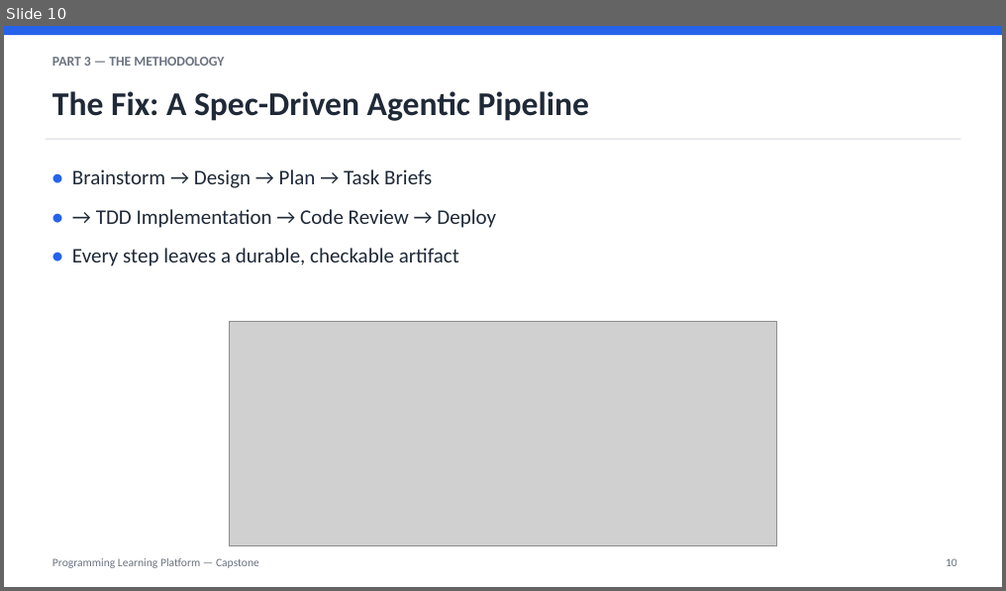
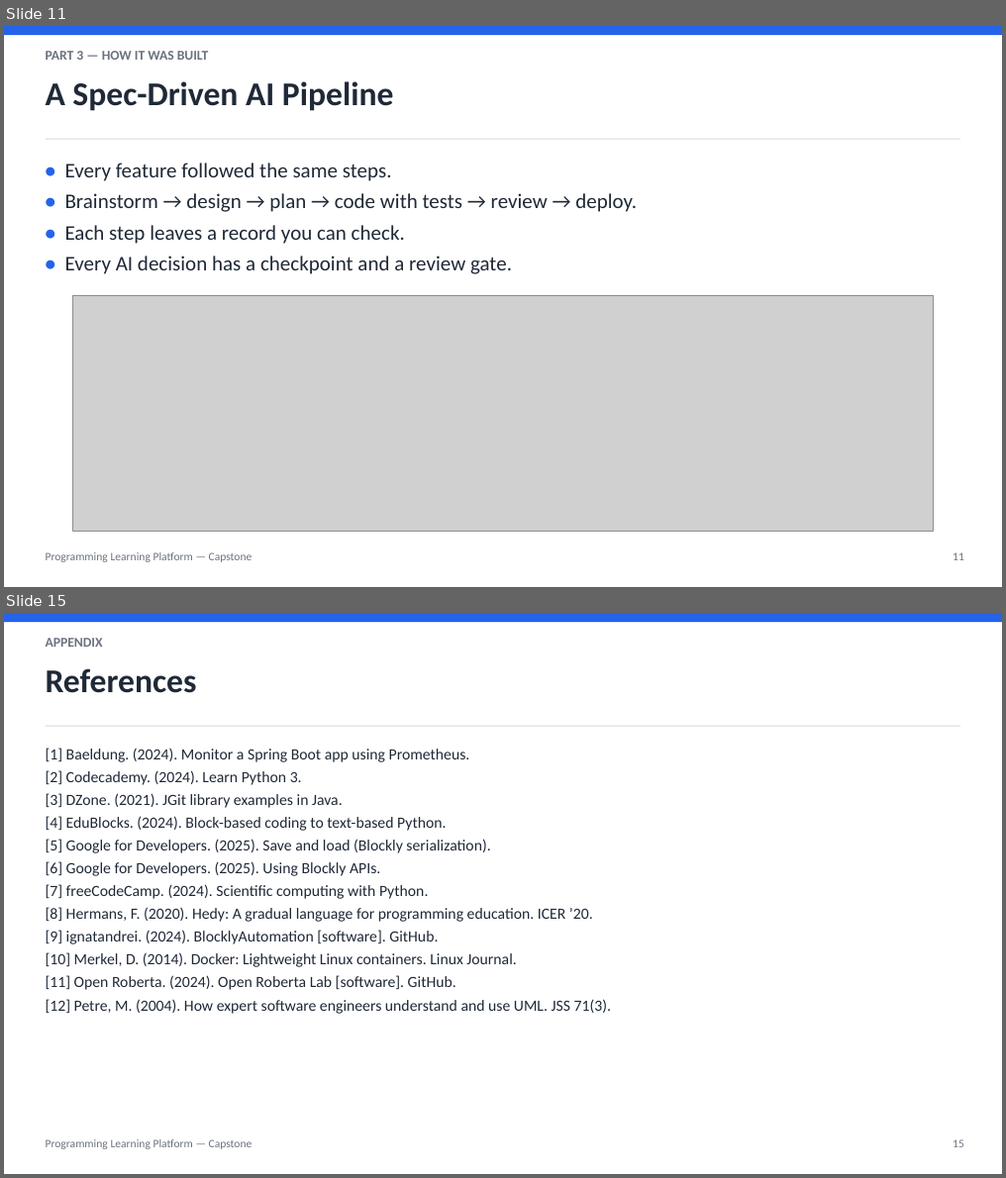
Before and after one commit to Jeromefromcn/programming-learning-platform, a slide deck: docs/6_presentation/presentation.pptx. Shown one above the other, each under a label of ours: slide 10 before the commit, slides 11 and 15 after it; the slides between them are not shown. The pictures are 1006x591 and 1006x1178 pixels, drawn with LibreOffice and Linux fonts; fonts in the diff are those of the drawing; grey boxes stand for pictures. Boxes give left, top, right and bottom in pixels: in the first picture for what was removed or moved away, otherwise in the second. Text is boxed around its words. In the diff, an @@ line names an element or a change of style, - is before the commit and + after.

```diff
--- a/docs/6_presentation/presentation.pptx
+++ b/docs/6_presentation/presentation.pptx
@@ slide 15 added at [4,613,1002,1174], background #FFFFFF @@
@@ rectangle added at [4,613,1002,622], fill #2563EB @@
@@ text added at [46,638,103,647], 13 pt, text #6B7280, bold @@
+APPENDIX
@@ text added at [46,668,197,693], 32 pt, text #1F2937, bold @@
+References
@@ rectangle added at [46,725,960,727], fill #E5E7EB @@
@@ text added at [46,748,611,1014], 15 pt, text #1F2937 @@
+[1] Baeldung. (2024). Monitor a Spring Boot app using Prometheus.
+[2] Codecademy. (2024). Learn Python 3.
+[3] DZone. (2021). JGit library examples in Java.
+[4] EduBlocks. (2024). Block-based coding to text-based Python.
+[5] Google for Developers. (2025). Save and load (Blockly serialization).
+[6] Google for Developers. (2025). Using Blockly APIs.
+[7] freeCodeCamp. (2024). Scientific computing with Python.
+[8] Hermans, F. (2020). Hedy: A gradual language for programming education. ICER ’20.
+[9] ignatandrei. (2024). BlocklyAutomation [software]. GitHub.
+[10] Merkel, D. (2014). Docker: Lightweight Linux containers. Linux Journal.
+[11] Open Roberta. (2024). Open Roberta Lab [software]. GitHub.
+[12] Petre, M. (2004). How expert software engineers understand and use UML. JSS 71(3).
@@ text added at [46,1140,252,1150], 11 pt, text #6B7280 @@
+Programming Learning Platform — Capstone
@@ text added at [952,1140,964,1148], 11 pt, text #6B7280 @@
+15
@@ what was slide 10 is now slide 11 @@
@@ slide 11 changed as well @@
@@ text at [46,51,209,60]: text changed @@
-PART 3 — THE METHODOLOGY
+PART 3 — HOW IT WAS BUILT
@@ text at [46,81,393,111]: text changed @@
-The Fix: A Spec-Driven Agentic Pipeline
+A Spec-Driven AI Pipeline
@@ text at [65,163,637,274]: text changed @@
-• Brainstorm → Design → Plan → Task Briefs
-• → TDD Implementation → Code Review → Deploy
-• Every step leaves a durable, checkable artifact
+• Every feature followed the same steps.
+• Brainstorm → design → plan → code with tests → review → deploy.
+• Each step leaves a record you can check.
+• Every AI decision has a checkpoint and a review gate.
@@ picture: place and size @@
-picture at [230,322,777,547]
+picture at [73,295,934,531]
@@ text "Programming Learning Platform — Capstone" at [46,553,252,563]: line spacing 1.15 to 1 @@
@@ text at [952,553,964,561]: text changed @@
-10
+11
```
Also in this commit, not shown: 7 other slides changed, 6 other slides added, 11 slides removed, 1 other file.
